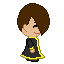
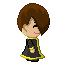
Two versions of the same layered image (64px x 64px). Layer-by-layer changes:
added layer "Calque 2" (multiply, 50%) above "Calque 1" over (24, 16, 50, 61)
added layer "Calque 1" (overlay, 50%) above "Groupe 1" over (17, 3, 50, 60)
painted on "Pieds" over (27, 37, 36, 39)
